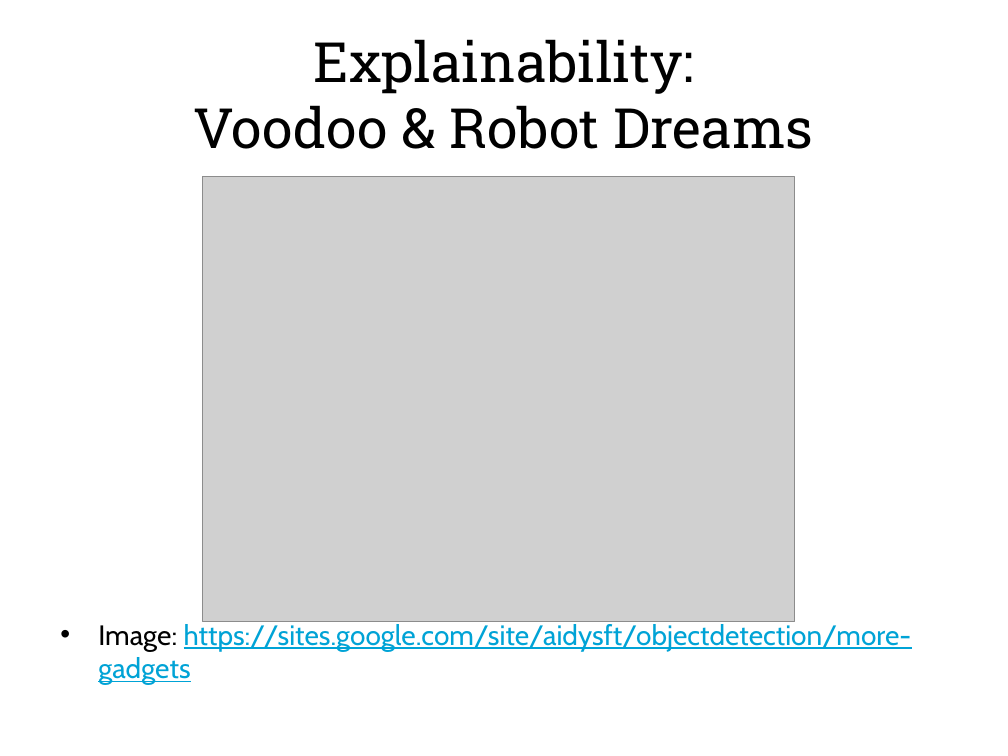
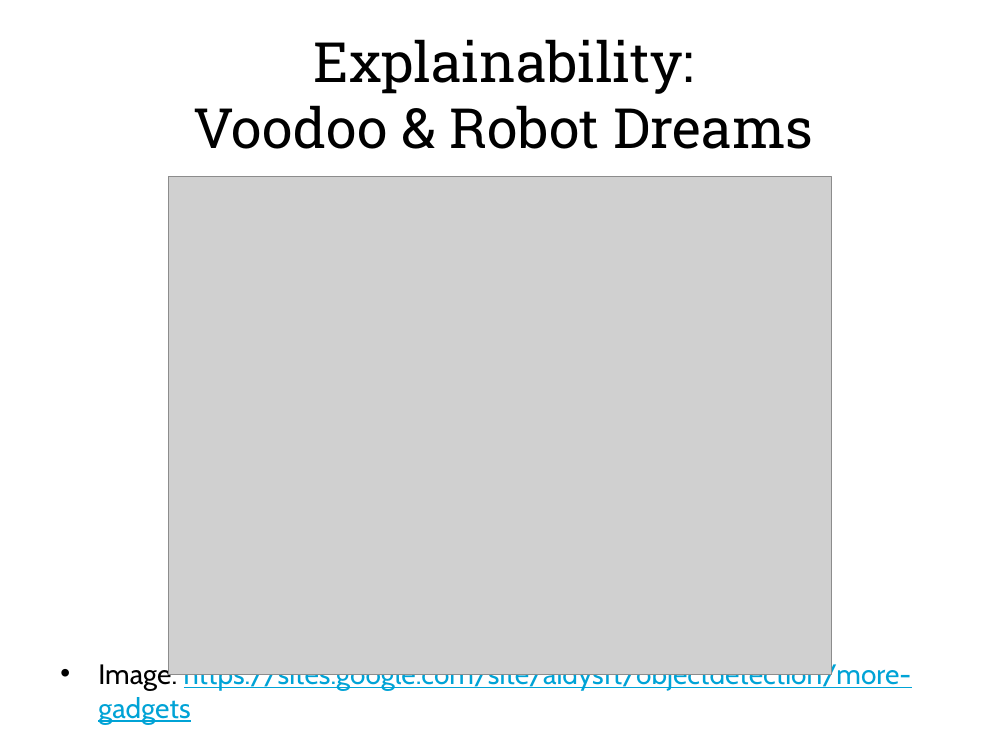
Before and after one commit to 3dspace/machine-learning-at-scale, a slide deck: slide 9 of training_birdsong_classifiers.pptx (slide 8 before the commit). Drawn at 1008x756 pixels with LibreOffice and Linux fonts; fonts in the diff are those of the drawing; grey boxes stand for pictures. Boxes give left, top, right and bottom in pixels: in the first picture for what was removed or moved away, otherwise in the second. Text is boxed around its words. In the diff, an @@ line names an element or a change of style, - is before the commit and + after.

```diff
--- a/training_birdsong_classifiers.pptx
+++ b/training_birdsong_classifiers.pptx
@@ text "Image: https://sites.google.com/site/aidysft/objectdetection ...": place and size @@
-text "Image: https://sites.google.com/site/aidysft/objectdetection ..." at bbox=[98, 621, 912, 685]
+text "Image: https://sites.google.com/site/aidysft/objectdetection ..." at bbox=[98, 660, 912, 724]
@@ picture: place and size @@
-picture at bbox=[203, 176, 795, 621]
+picture at bbox=[169, 176, 832, 674]
```
Also in this commit, not shown: 5 other slides changed, 3 slides added.
